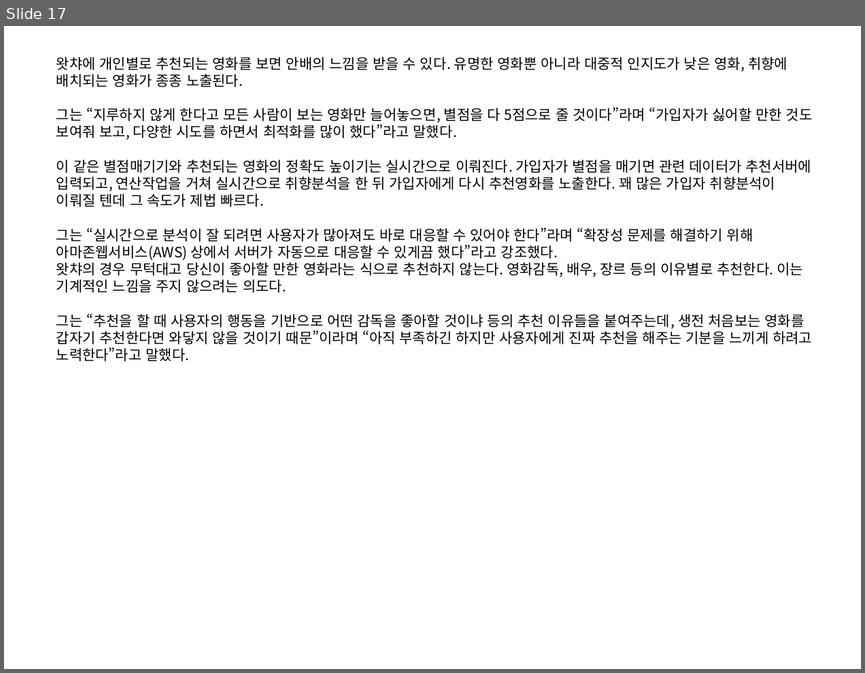
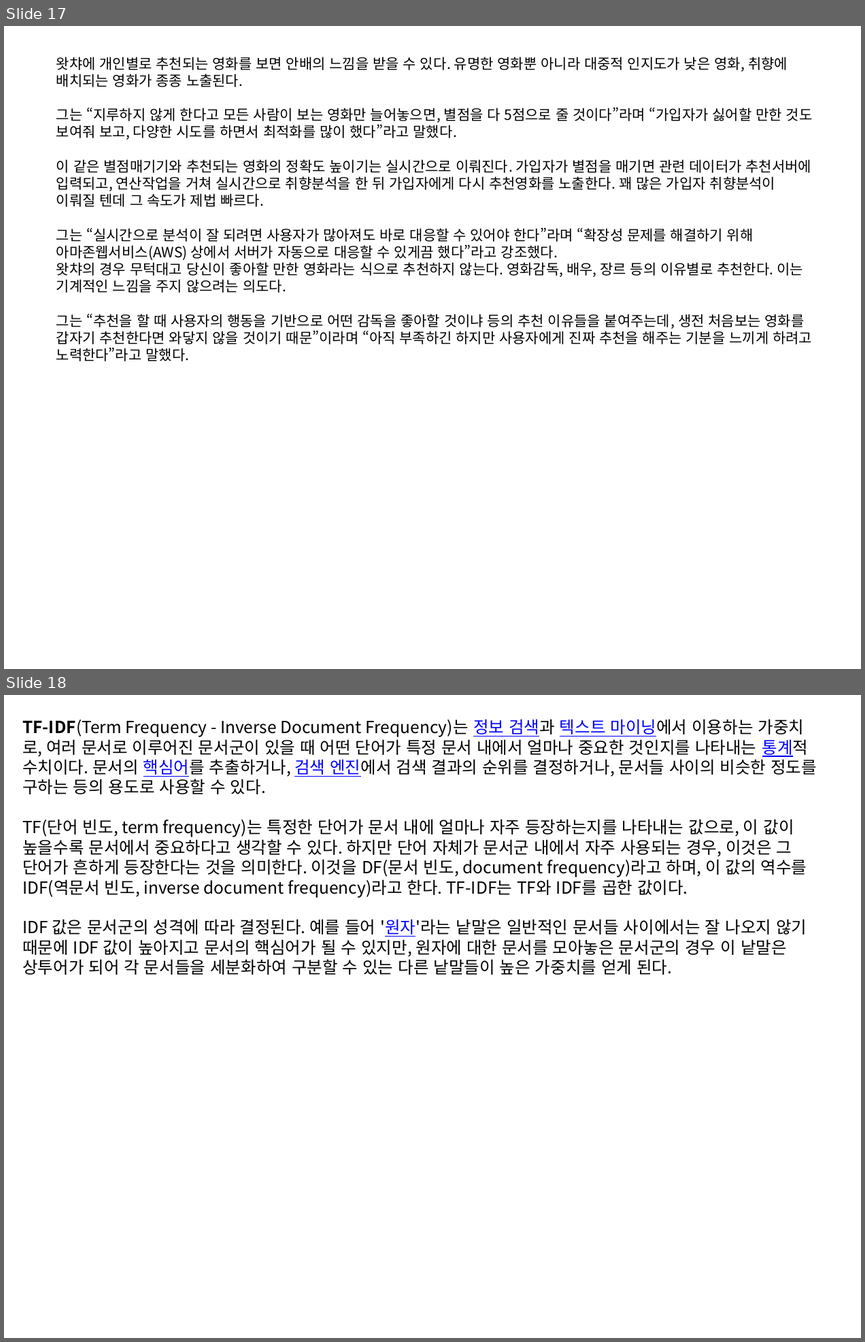
Before and after one commit to ehdgns21/recommend_movie_music_etc, a slide deck: 추천시스템후보(영화,음악 등).pptx. Shown one above the other, each under a label of ours: slide 17 before the commit, slides 17 and 18 after it. The pictures are 865x673 and 865x1342 pixels, drawn with LibreOffice and Linux fonts; fonts in the diff are those of the drawing. Boxes give left, top, right and bottom in pixels: in the first picture for what was removed or moved away, otherwise in the second. Text is boxed around its words. In the diff, an @@ line names an element or a change of style, - is before the commit and + after.

```diff
--- a/추천시스템후보(영화,음악 등).pptx
+++ b/추천시스템후보(영화,음악 등).pptx
@@ slide 18 added at (x1=4, y1=695, x2=861, y2=1338), background #FFFFFF @@
@@ text added at (x1=22, y1=719, x2=817, y2=974), 14 pt, text #000000 @@
+TF-IDF(Term Frequency - Inverse Document Frequency)는 정보 검색과 텍스트 마이닝에서 이용하는 가중치로, 여러 문서로 이루어진 문서군이 있을 때 어떤 단어가 특정 문서 내에서 얼마나 중요한 것인지를 나타내는 통계적 수치이다. 문서의 핵심어를 추출하거나, 검색 엔진에서 검색 결과의 순위를 결정하거나, 문서들 사이의 비슷한 정도를 구하는 등의 용도로 사용할 수 있다.
+TF(단어 빈도, term frequency)는 특정한 단어가 문서 내에 얼마나 자주 등장하는지를 나타내는 값으로, 이 값이 높을수록 문서에서 중요하다고 생각할 수 있다. 하지만 단어 자체가 문서군 내에서 자주 사용되는 경우, 이것은 그 단어가 흔하게 등장한다는 것을 의미한다. 이것을 DF(문서 빈도, document frequency)라고 하며, 이 값의 역수를 IDF(역문서 빈도, inverse document frequency)라고 한다. TF-IDF는 TF와 IDF를 곱한 값이다.
+IDF 값은 문서군의 성격에 따라 결정된다. 예를 들어 '원자'라는 낱말은 일반적인 문서들 사이에서는 잘 나오지 않기 때문에 IDF 값이 높아지고 문서의 핵심어가 될 수 있지만, 원자에 대한 문서를 모아놓은 문서군의 경우 이 낱말은 상투어가 되어 각 문서들을 세분화하여 구분할 수 있는 다른 낱말들이 높은 가중치를 얻게 된다.
```
Also in this commit, not shown: 2 slides changed, 1 slide removed.
